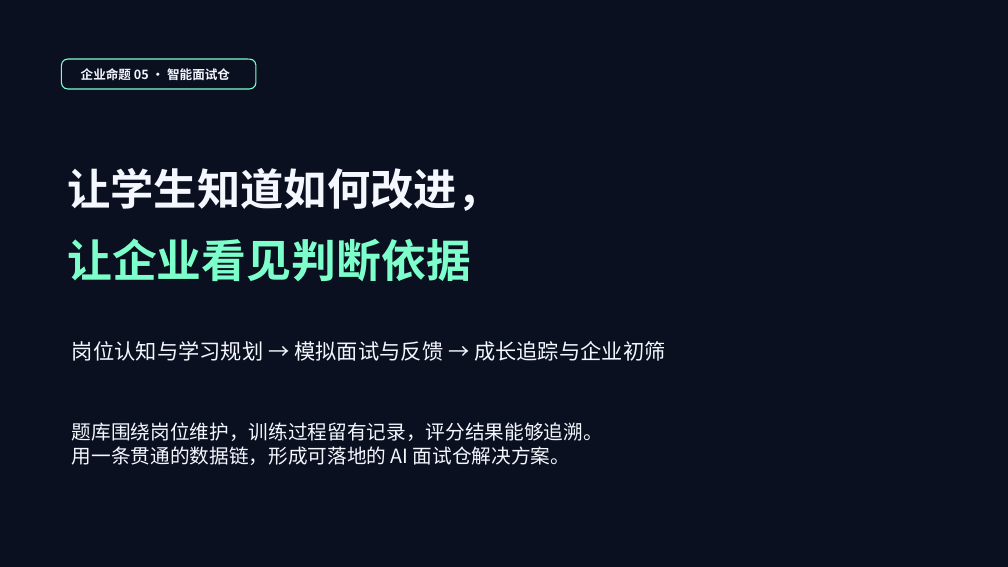
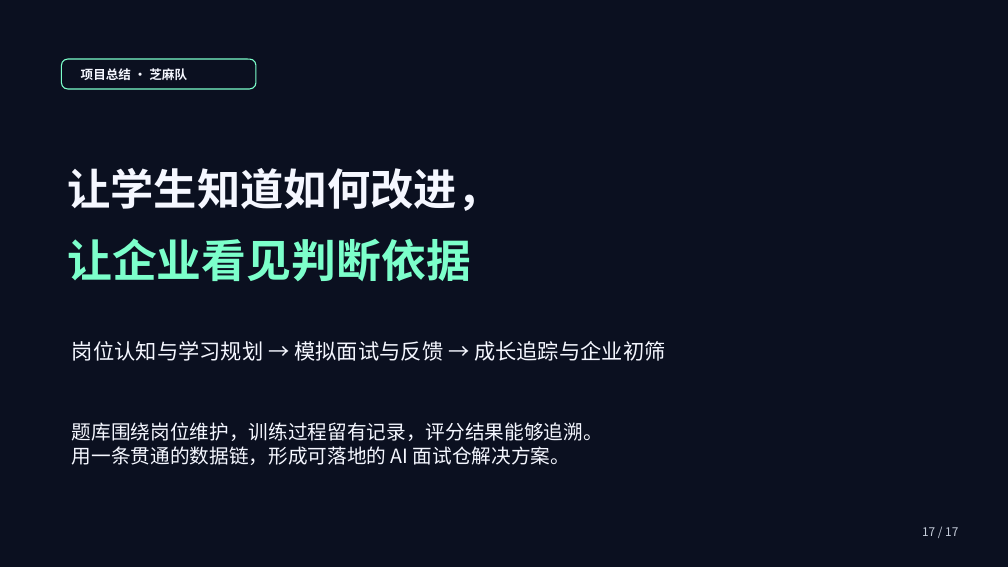
Before and after one commit to a1610064859-beep/ai_interview_hub, a slide deck: slide 17 of deliverables/项目验收汇报_最终版.pptx (slide 16 before the commit). Drawn at 1008x567 pixels with LibreOffice and Linux fonts; fonts in the diff are those of the drawing; background and template pictures are left out. Boxes give left, top, right and bottom in pixels: in the first picture for what was removed or moved away, otherwise in the second. Text is boxed around its words. In the diff, an @@ line names an element or a change of style, - is before the commit and + after.

```diff
--- a/deliverables/项目验收汇报_最终版.pptx
+++ b/deliverables/项目验收汇报_最终版.pptx
@@ text at [81, 68, 187, 80]: text changed @@
-企业命题 05 · 智能面试仓
+项目总结 · 芝麻队
@@ text added at [922, 527, 958, 536], 11.2 pt, text #C7CEDB @@
+17 / 17
```
Also in this commit, not shown: 15 other slides changed, 1 slide added, 1 other file.
